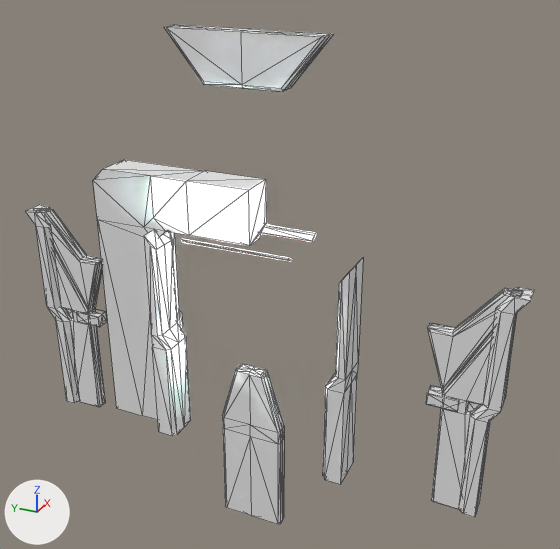
An edit to the glTF model models/door.glb, drawn before and after from the same camera.
The view is the same before and after, from a camera (50 mm lens) standing at (-38.1, -19.1, 32.1) and looking at (1.5, -1.3, 12.3). Every picture has the same lights, and +X, +Y and +Z are marked at lower left. Mesh edges are drawn as thin lines. Where no turn or scale is listed for an object, it has been applied to the vertices. Vertices at the same position are counted once.
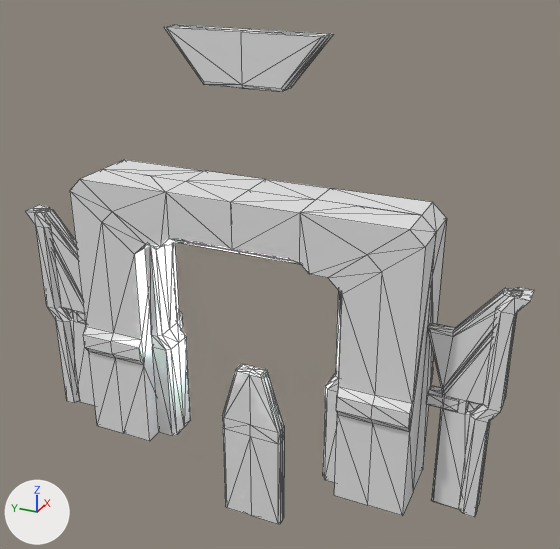
Changed parts and their boxes (x1, y1, x2, y2) in the pictures (560 x 549 px):
'Cube.001', reshaped (117% wider, 37% taller)
    before: (93, 160, 266, 420)
    after: (70, 160, 447, 516)
part 1 of me_cube_001, added
    after: (70, 169, 447, 516)
'Plane.007', unchanged, covered by the edit
    before: (323, 258, 363, 484)
    after: (323, 290, 342, 483)

What the commit changed:
Material 'Material.001' (mat_material_001) is new.
Its base color is (0.8, 0.8, 0.8) (white #e7e7e7).
me_cube_001 is used by ob_cube_001; location (0.0, 0.0, 2.94).
me_cube_001 had 51 vertices, 96 faces and spanned x 0.0..2.6, y 0.0..11.0, z -2.9..15.1.
me_cube_001 now has 158 vertices, 340 faces and spans x -2.6..2.6, y -11.0..11.0, z -2.9..15.1.
Part 1, on me_cube_001:
64 vertices are added at x -2.3..2.6, y -11.0..11.0, z -2.9..15.1.
8 new vertices lie (-2.3, 0.0, 0.0) away from vertices in x 0.0, y 0.0..11.0, z -2.9..15.1.
6 new vertices lie (0.0, -4.1, 0.0) away from vertices in x -2.3..2.3, y 0.0, z 11.6..15.1.
5 new vertices lie (0.0, 0.0, -5.9) away from vertices in x -2.3..2.3, y -11.0..6.7, z 3.0..10.8.
7 new vertices lie (0.0, 2.1, 0.0) away from vertices in x -2.3..2.3, y -8.8..6.7, z -2.9..4.9.
6 new vertices lie (-0.3, 0.0, -0.4) away from vertices in x -2.3, y -11.0..11.0, z 4.9.
6 new vertices lie (0.0, 0.0, -1.0) away from vertices in x -2.6, y -11.0..11.0, z 4.5.
5 new vertices lie (0.6, 0.0, -0.3) away from vertices in x -2.1, y -3.4..3.4, z 12.2.
244 new faces join them.
me_cube_001 now uses material mat_material_001 (white #e7e7e7).
